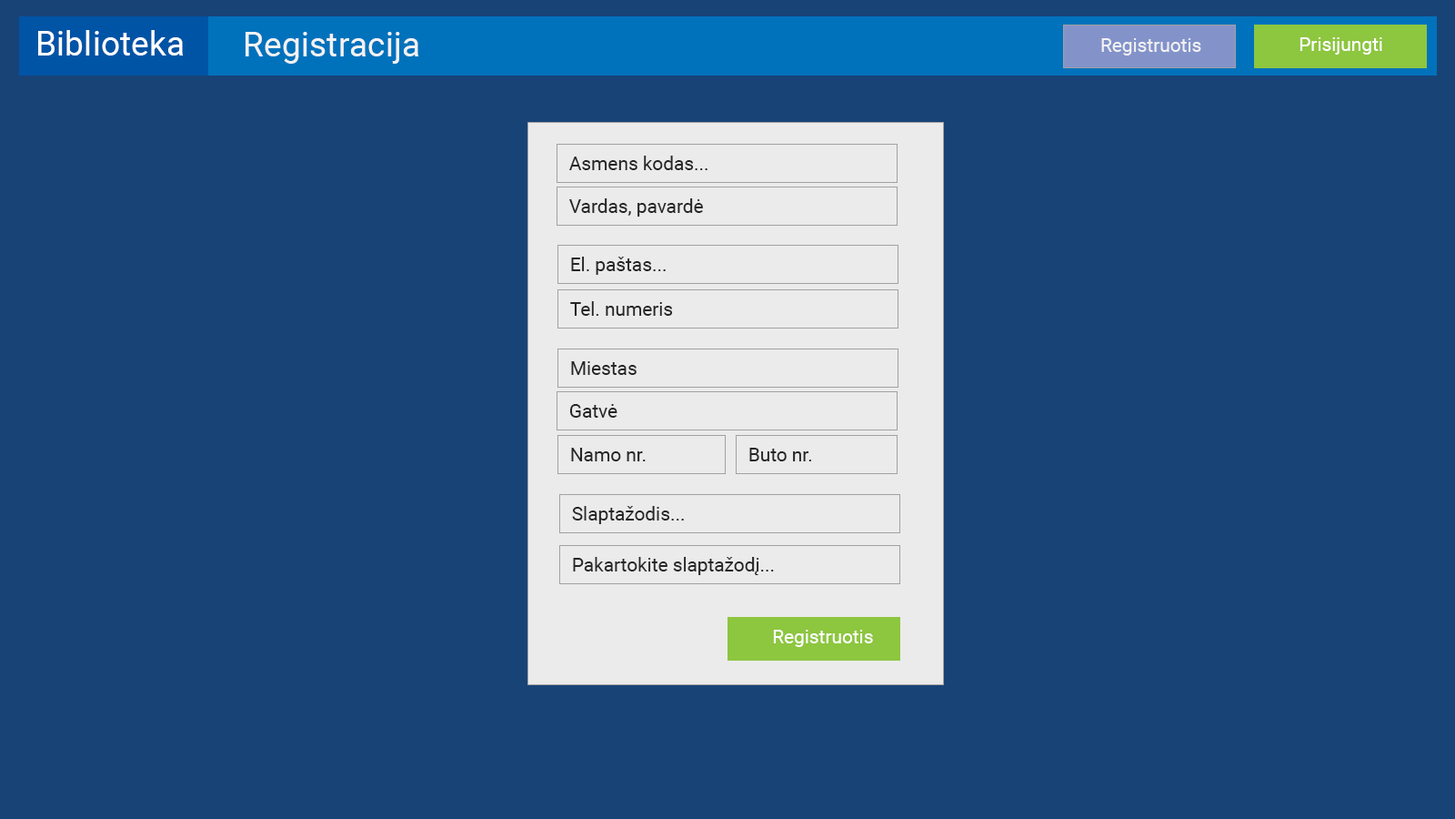
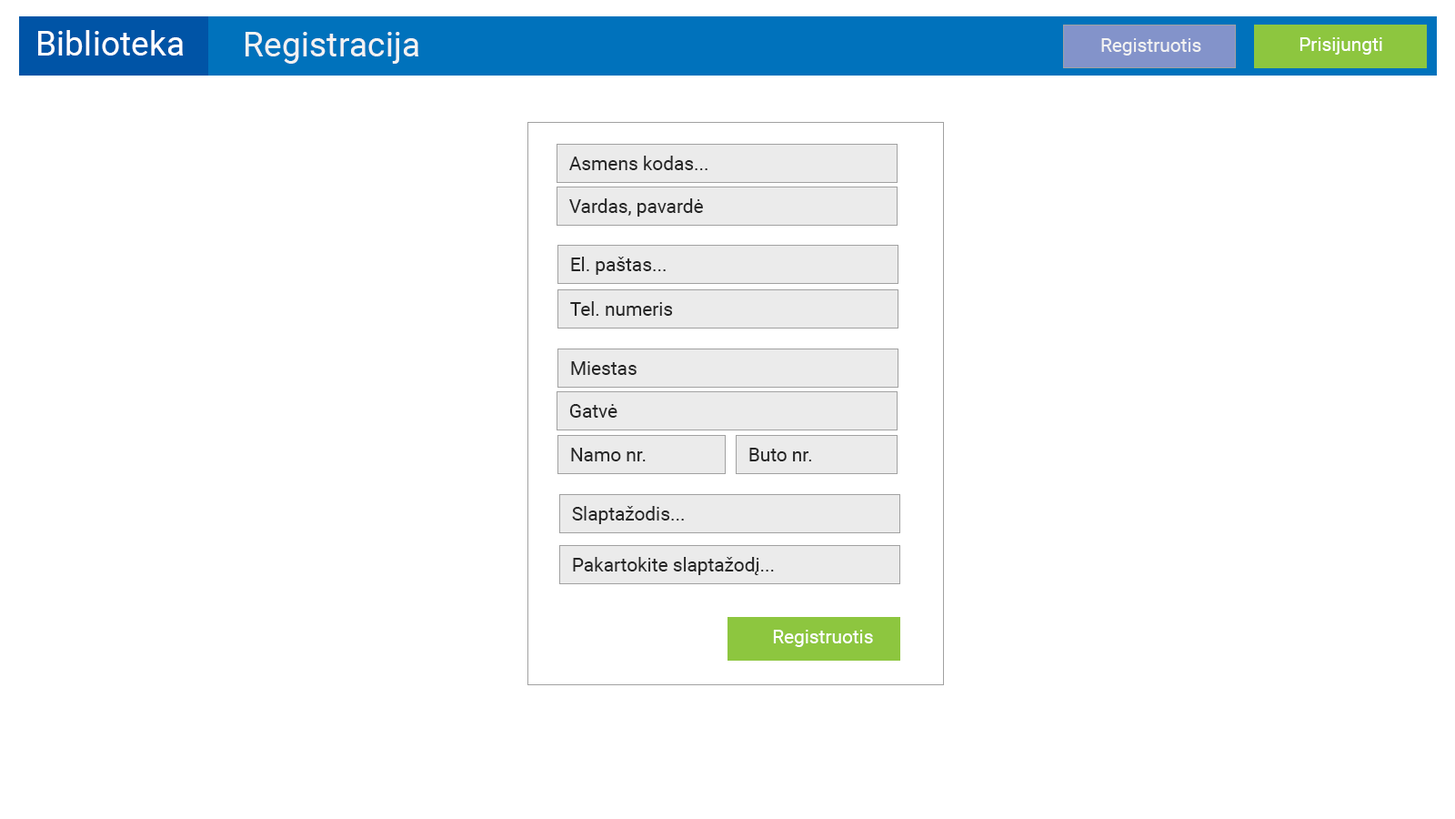
Revision of a layered w=1455, h=819 image; what changed, layer by layer:
painted on "Rectangle 21" over [528, 122, 944, 685]
renamed "Layer 1" to "Layer 2", painted on it over [0, 0, 1455, 819]
